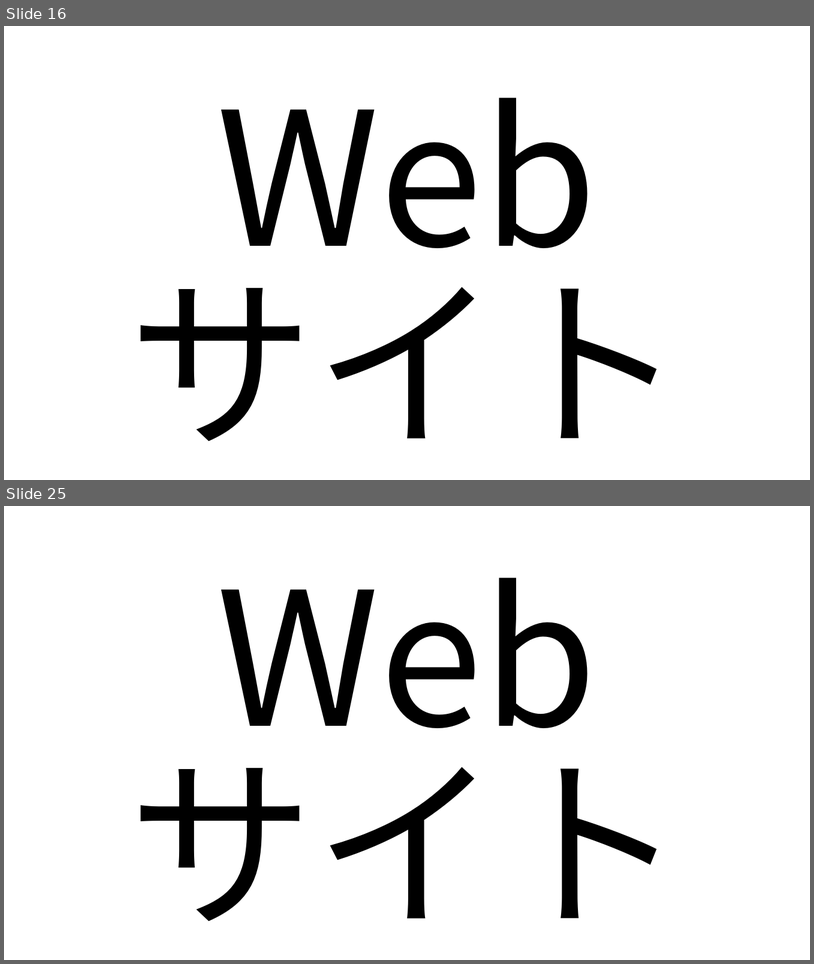
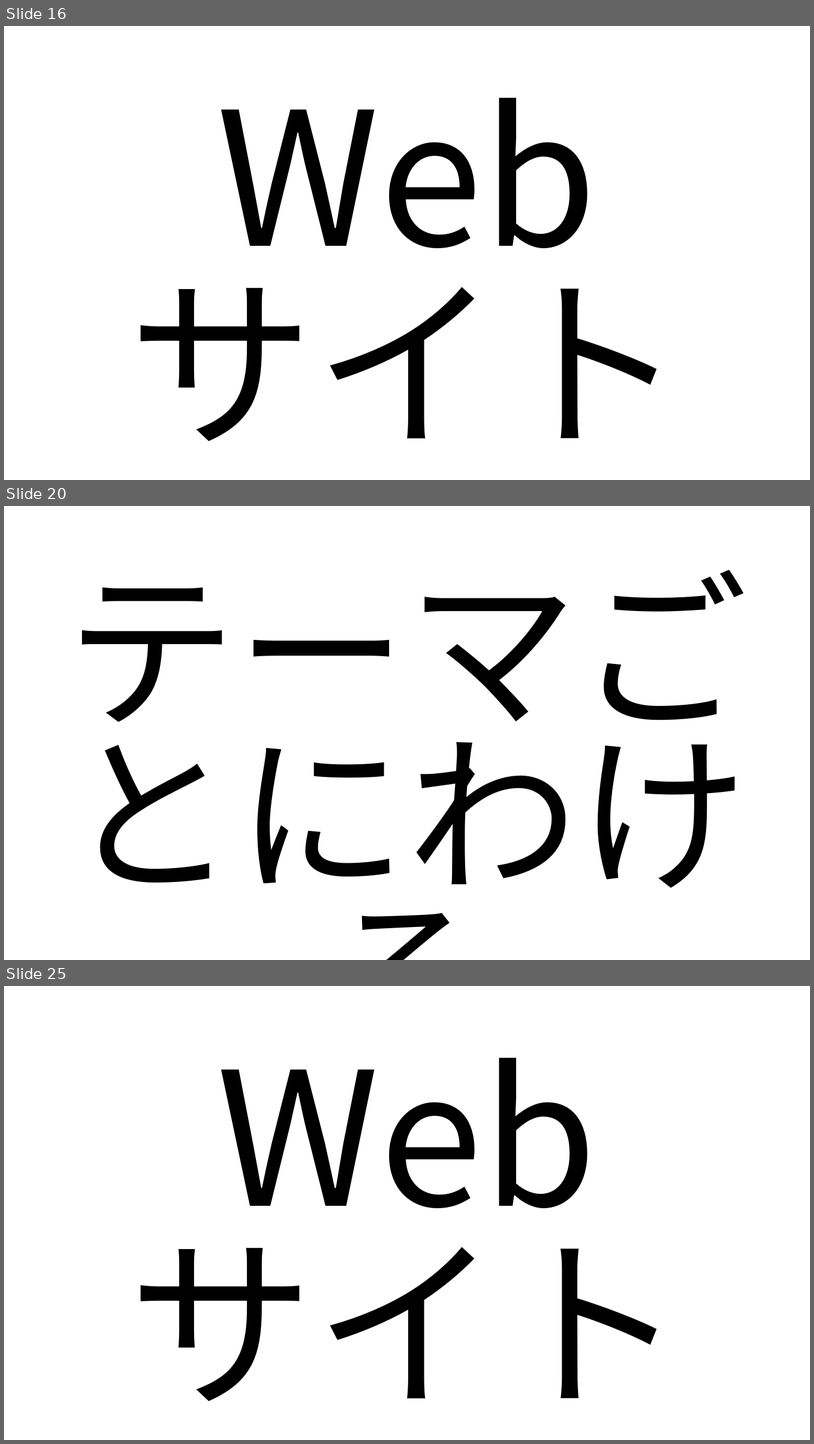
Before and after one commit to HirotakaFukkoahi/WebsiteForCEO, a slide deck: 新米社長に送るWebサイトの重要性と運用の仕方.pptx. Shown one above the other, each under a label of ours: slides 16 and 25 before the commit, slides 16, 20 and 25 after it; the slides between them are not shown. The pictures are 814x964 and 814x1444 pixels, drawn with LibreOffice and Linux fonts; fonts in the diff are those of the drawing. Boxes give left, top, right and bottom in pixels: in the first picture for what was removed or moved away, otherwise in the second. Text is boxed around its words. In the diff, an @@ line names an element or a change of style, - is before the commit and + after.

```diff
--- a/新米社長に送るWebサイトの重要性と運用の仕方.pptx
+++ b/新米社長に送るWebサイトの重要性と運用の仕方.pptx
@@ slide 20 added at (4, 506, 810, 960), background #FFFFFF @@
@@ text added at (66, 570, 749, 919), 203.2 pt, text #000000 @@
+テーマごとにわける
```
Also in this commit, not shown: 31 other slides added, 1 other file.
